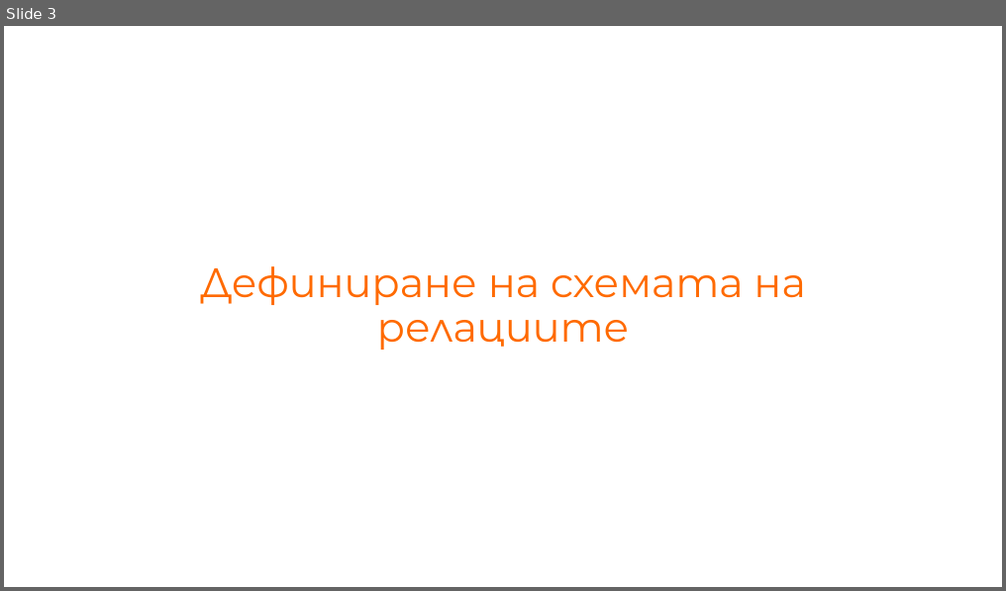
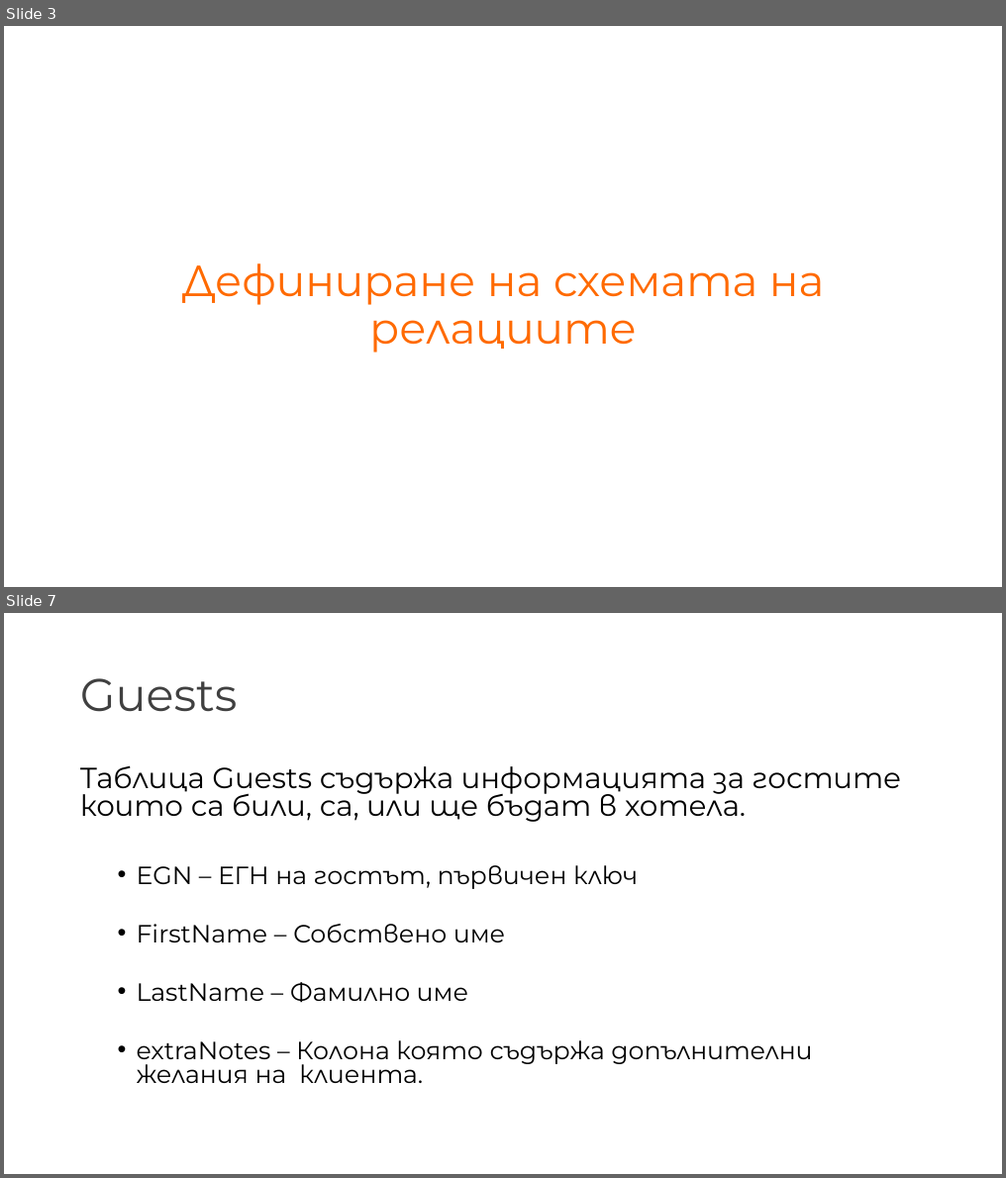
Before and after one commit to NikolaTotev/SQL-Course-Project, a slide deck: Project Presentation.pptx. Shown one above the other, each under a label of ours: slide 3 before the commit, slides 3 and 7 after it; the slides between them are not shown. The pictures are 1006x591 and 1006x1178 pixels, drawn with LibreOffice and Linux fonts; fonts in the diff are those of the drawing. Boxes give left, top, right and bottom in pixels: in the first picture for what was removed or moved away, otherwise in the second. Text is boxed around its words. In the diff, an @@ line names an element or a change of style, - is before the commit and + after.

```diff
--- a/Project Presentation.pptx
+++ b/Project Presentation.pptx
@@ slide 7 added at (4, 613, 1002, 1174), background #FFFFFF @@
@@ title added at (80, 678, 238, 712), 44 pt, text #404040 @@
+Guests
@@ text added at (80, 765, 902, 1083), 24 pt, text #000000 @@
+Таблица Guests съдържа информацията за гостите които са били, са, или ще бъдат в хотела.
+  • EGN – ЕГН на гостът, първичен ключ
+  • FirstName – Собствено име
+  • LastName – Фамилно име
+  • extraNotes – Колона която съдържа допълнителни желания на клиента.
@@ slide 3 changed as well @@
@@ title "Дефиниране на схемата на релациите" at (182, 264, 824, 353): size 39.6 to 42 pt @@
```
Also in this commit, not shown: 4 other slides changed, 7 other slides added, 2 slides removed, 11 other files.
